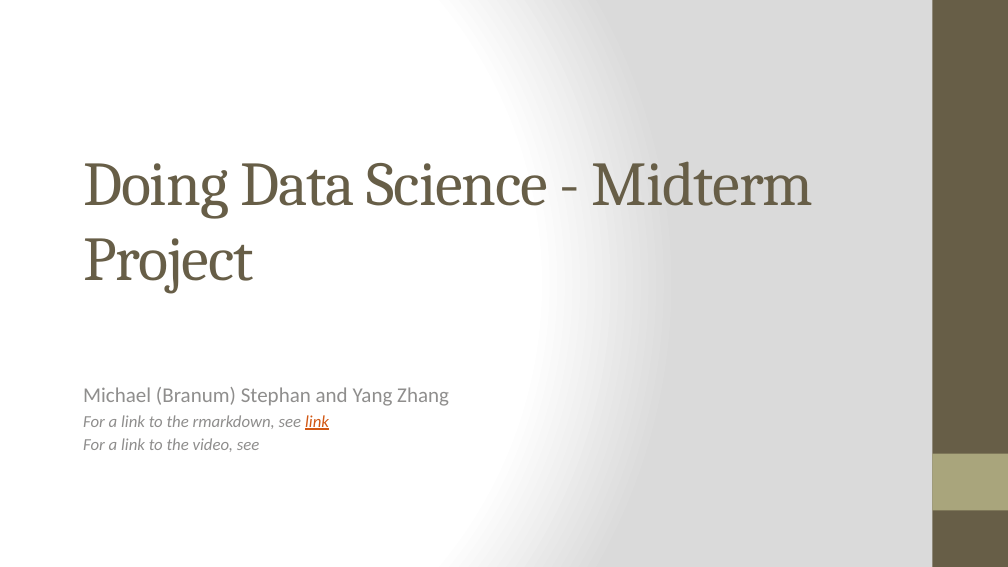
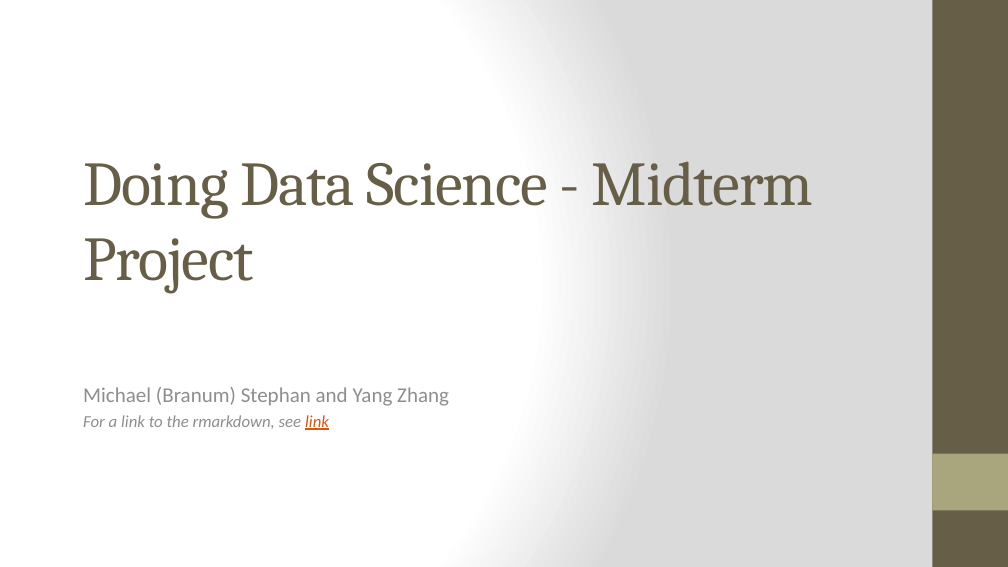
Before and after one commit to bstephan-smu/DDS-project1, a slide deck: slide 1 of Results and Presentation/presentation.pptx. Drawn at 1008x567 pixels with LibreOffice and Linux fonts; fonts in the diff are those of the drawing. Boxes give left, top, right and bottom in pixels: in the first picture for what was removed or moved away, otherwise in the second. Text is boxed around its words. In the diff, an @@ line names an element or a change of style, - is before the commit and + after.

Commit message:
removed youtube link. updated rmarkdown link.

```diff
--- a/Results and Presentation/presentation.pptx
+++ b/Results and Presentation/presentation.pptx
@@ subtitle at bbox=[83, 438, 260, 452]: paragraph removed @@
-For a link to the video, see
```
